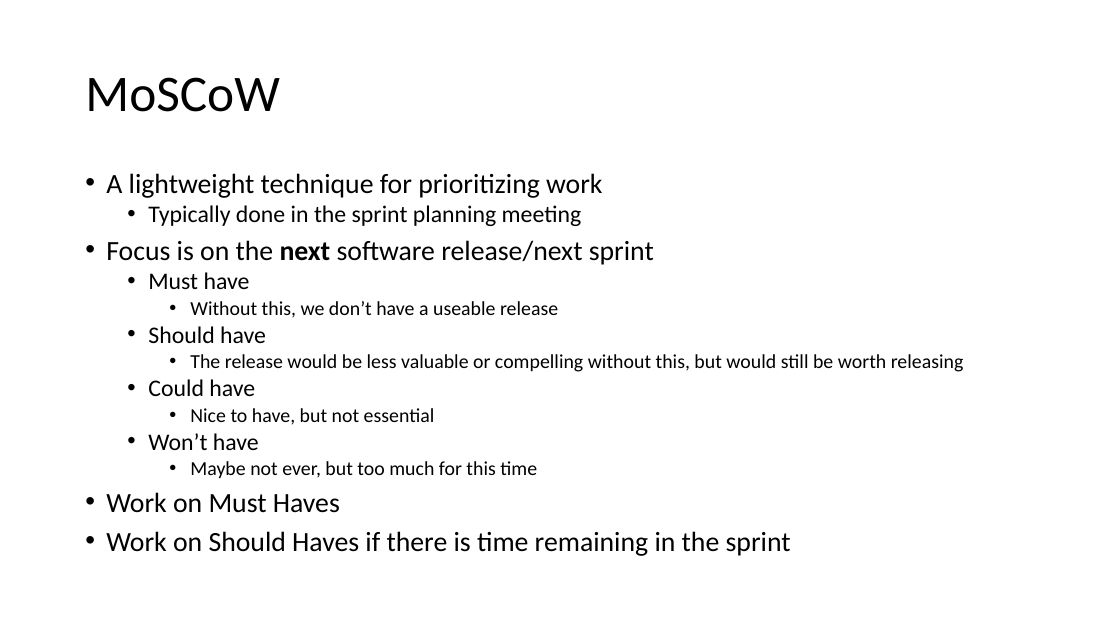
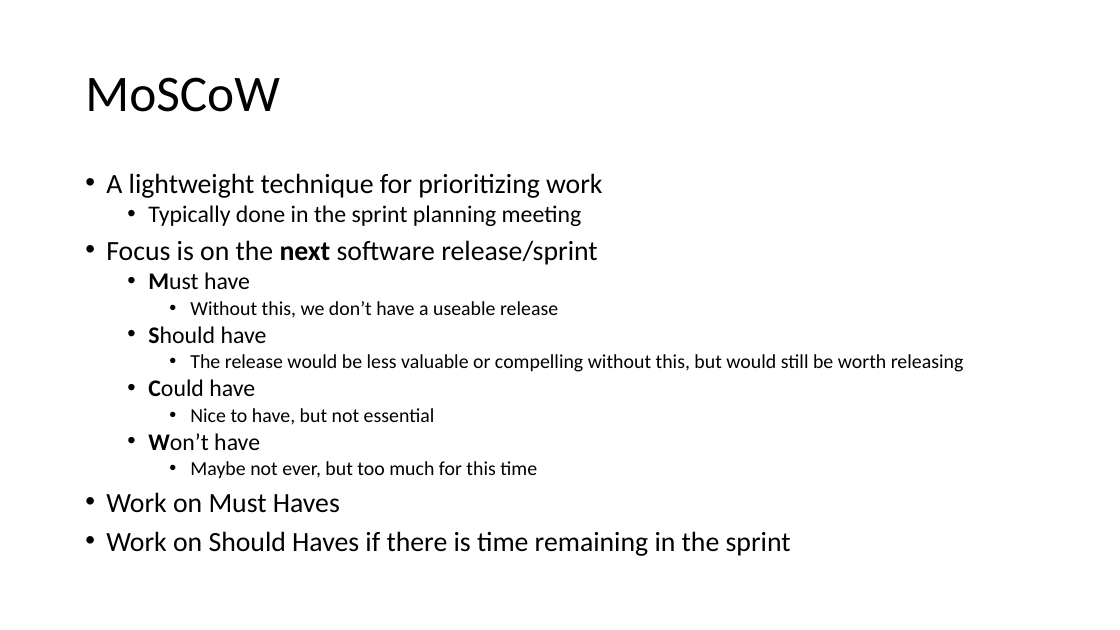
Before and after one commit to mrmundt/INTERSECT-Project-Management, a slide deck: slide 25 of presentations/ProjectManagement.pptx. Drawn at 1120x630 pixels with LibreOffice and Linux fonts; fonts in the diff are those of the drawing. Boxes give left, top, right and bottom in pixels: in the first picture for what was removed or moved away, otherwise in the second. Text is boxed around its words. In the diff, an @@ line names an element or a change of style, - is before the commit and + after.

```diff
--- a/presentations/ProjectManagement.pptx
+++ b/presentations/ProjectManagement.pptx
@@ text at bbox=[106, 240, 597, 265]: text changed @@
-• Focus is on the next software release/next sprint
+• Focus is on the next software release/sprint
@@ text at bbox=[148, 272, 267, 450]: bold on in "Must", "Should", "Could", "Won’t" @@
```
Also in this commit, not shown: 7 other slides changed.
